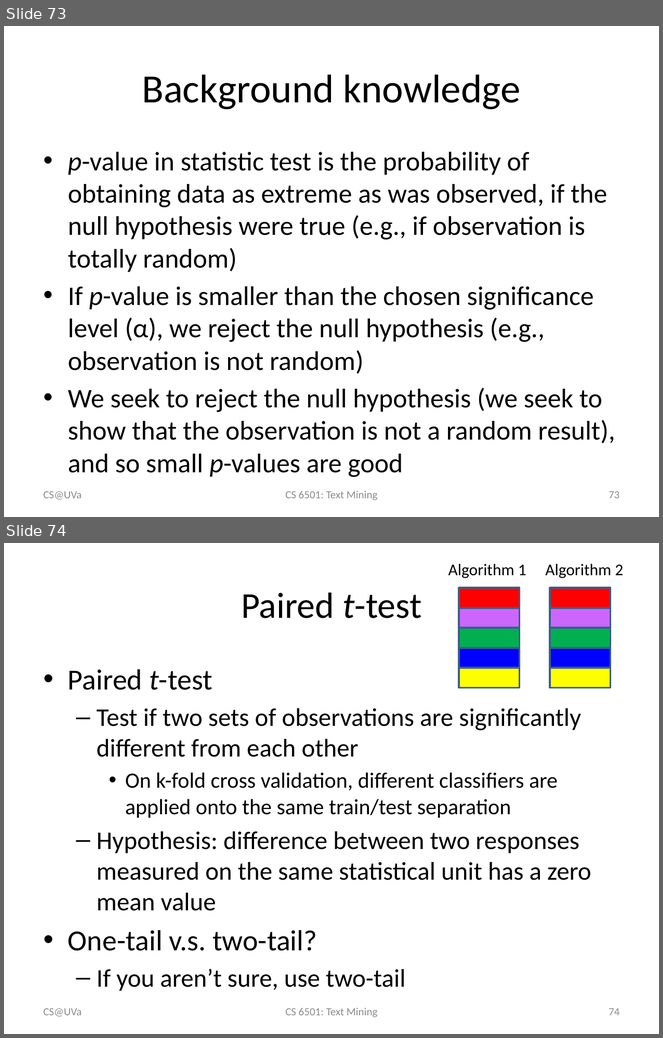
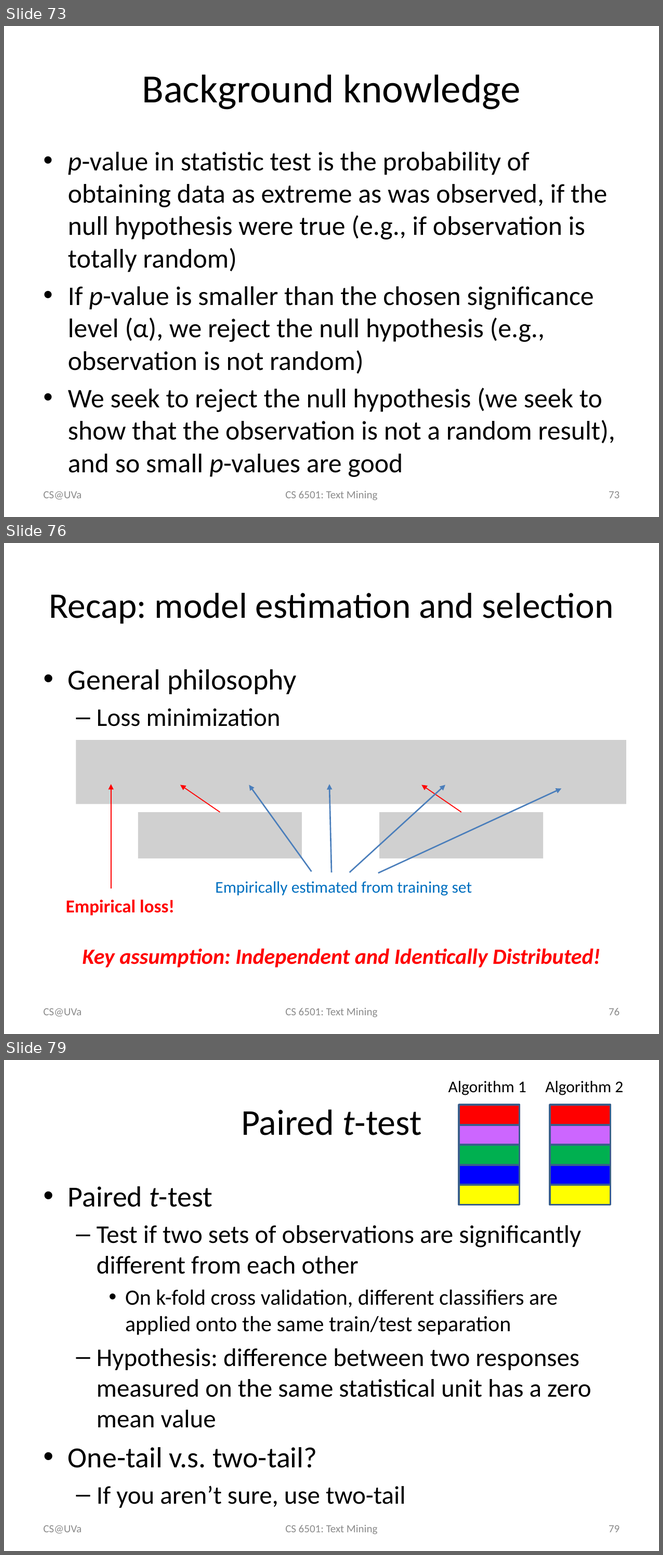
Before and after one commit to wang296/CS6501-Text-Mining, a slide deck: docs/TextCategorization.pptx. Shown one above the other, each under a label of ours: slides 73 and 74 before the commit, slides 73, 76 and 79 after it; the slides between them are not shown. The pictures are 663x1038 and 663x1555 pixels, drawn with LibreOffice and Linux fonts; fonts in the diff are those of the drawing; grey boxes stand for pictures. Boxes give left, top, right and bottom in pixels: in the first picture for what was removed or moved away, otherwise in the second. Text is boxed around its words. In the diff, an @@ line names an element or a change of style, - is before the commit and + after.

```diff
--- a/docs/TextCategorization.pptx
+++ b/docs/TextCategorization.pptx
@@ slide 76 added at (x1=4, y1=543, x2=659, y2=1034), background #FFFFFF @@
@@ title added at (x1=49, y1=593, x2=614, y2=624), 39.6 pt, text #000000 @@
+Recap: model estimation and selection
@@ text added at (x1=68, y1=669, x2=297, y2=727), 32 pt, text #000000 @@
+• General philosophy
+  – Loss minimization
@@ picture added at (x1=76, y1=740, x2=626, y2=805) @@
@@ arrow added from (111, 889) to (111, 784), #FF0000 1 pt @@
@@ arrow added from (220, 812) to (180, 785), #FF0000 1 pt @@
@@ group added at (x1=215, y1=784, x2=561, y2=896): 4 arrows, 1 text @@
+Empirically estimated from training set
@@ arrow added from (461, 812) to (422, 785), #FF0000 1 pt @@
@@ picture added at (x1=138, y1=812, x2=302, y2=859) @@
@@ picture added at (x1=379, y1=812, x2=543, y2=859) @@
@@ text added at (x1=66, y1=900, x2=175, y2=916), 20 pt, text #FF0000, bold @@
+Empirical loss!
@@ text added at (x1=83, y1=949, x2=600, y2=968), 24 pt, text #FF0000, bold, italic @@
+Key assumption: Independent and Identically Distributed!
@@ text added at (x1=44, y1=1008, x2=82, y2=1017), 12 pt, text #8C8C8C @@
+CS@UVa
@@ text added at (x1=285, y1=1008, x2=377, y2=1018), 12 pt, text #8C8C8C @@
+CS 6501: Text Mining
@@ page number added at (x1=609, y1=1008, x2=620, y2=1016), 12 pt, text #8C8C8C @@
+76
@@ what was slide 74 is now slide 79 @@
@@ page number at (x1=609, y1=1525, x2=620, y2=1533): text changed @@
-74
+79
```
Also in this commit, not shown: 4 other slides added, 5 other files.
